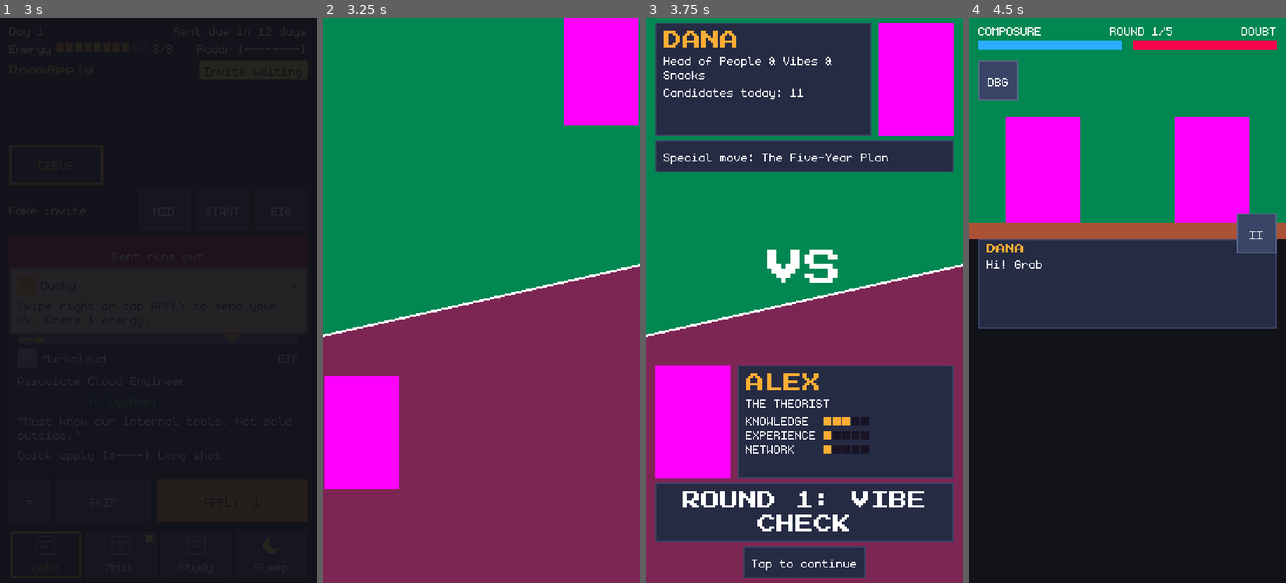
Above: before the commit, frames 1-4 (left to right).
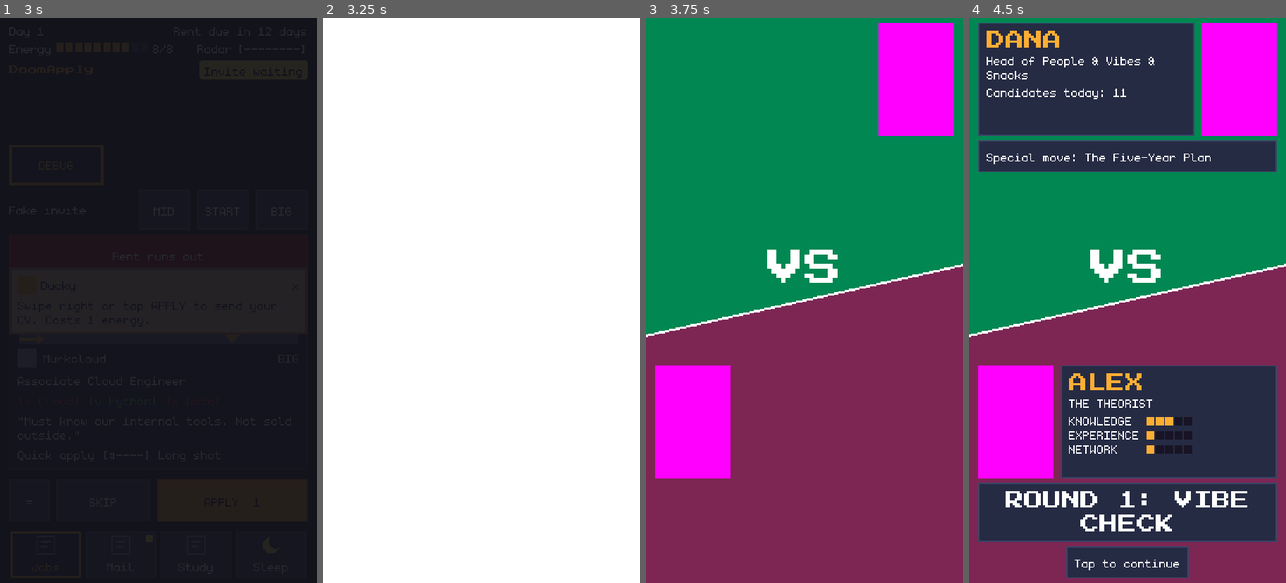
Above: after the commit, the same moments.

Repository: Lecoeurdelest/swe-simulator
Game: Godot game, scene res://features/job_hunt/job_hunt.tscn
Same seed, same stepped clock (60 frames per second), same inputs: the game is played once before the commit and once after it. This scene is started directly instead of the project's main scene.
Inputs:
- Up to frame 1 (3 s): click "SKIP" at 0.5 s; click "SKIP" at 1.25 s; click "DEBUG" at 2 s; click "START" at 2.75 s
- Up to frame 2 (3.25 s): no input
- Up to frame 3 (3.75 s): click "II" at 3.5 s
- Up to frame 4 (4.5 s): click "II" at 4.25 s

Frame 1 is identical in both runs. In frame 2, 100% of the frame differs, in the area x 0-100%, y 0-100%; in frame 3, 45%; in frame 4, 91%.

Commit message:
feat(ux): offer tip fades in and closes on a tap; VS clip waits for the fade
- DuckyNote owns the tap-to-close (closable, signal close_tapped): the
  release-on-the-note rule and the scroll pass-through moved there from
  CoachMark, which now only listens. CoachMark.point() takes (id, tip),
  so no parameter shadows text() any more; the unused coach_id() is gone.
- Offer: Ducky's tip stays invisible while the paper slides up and fades
  in once it lands (the paper used to rise under it, which hid the
  contract for 0.3 s). The tip is closable for this offer; the paper and
  Dana's desk line ease into the room it leaves, and into Dana's
  Decline line, instead of jumping.
- VersusIntro.play(): while SceneRouter still fades in, the clip waits on
  its first frame (flash hidden) and starts once the fade is over, so the
  flash and the bust slide-in are visible.

Diff:
--- a/features/interview/versus_intro.gd
+++ b/features/interview/versus_intro.gd
@@ -56,6 +56,7 @@
 @onready var _vs_label: Label = %VSLabel
 @onready var _banner: Label = %Banner
 @onready var _tap_hint: Control = %TapHintPanel   # on its own panel, so it reads on any hoodie color
+@onready var _flash: ColorRect = $Flash
 
 
 func _ready() -> void:
@@ -107,6 +108,14 @@
 	_anim.speed_scale = clip_length / cfg.vs_duration_s if cfg.vs_duration_s > 0.0 else 1.0
 	_anim.play(CLIP)
 	_anim.seek(0.0, true)  # apply the 0.00 s keys now, so the first frame never shows the end state
+	if SceneRouter.busy:  # as the offer paper: the clip starts once the scene fade is over
+		_anim.pause()
+		_flash.hide()  # the white flash belongs to the clip's start, not to the fade
+		await SceneRouter.transition_finished
+		if not _playing:
+			return
+		_anim.seek(0.0, true)
+		_anim.play()
 
 
 func is_playing() -> bool:
--- a/features/job_hunt/coach_mark.gd
+++ b/features/job_hunt/coach_mark.gd
@@ -1,10 +1,10 @@
 class_name CoachMark
 extends VBoxContainer
 ## A first-run Ducky coach mark (GDD 4.3): the full-width Ducky note, then a drawn arrow pointing down
-## at one control (and, for the first card, a swipe-right arrow). A tap on the note closes the mark at
-## once (its "x" says so) and emits `closed`, so the hub can keep it closed for the run; nothing else
-## in it takes input (the arrow strip is mouse_filter IGNORE). The arrow follows its target's x while
-## the layout moves. The art pass redraws the arrows; the positions stay.
+## at one control (and, for the first card, a swipe-right arrow). A tap on the note (a closable
+## DuckyNote: its "x" says so) closes the mark at once and emits `closed`, so the hub can keep it closed
+## for the run; nothing else in it takes input (the arrow strip is mouse_filter IGNORE). The arrow
+## follows its target's x while the layout moves. The art pass redraws the arrows; the positions stay.
 
 signal closed(coach_id: String)
 
@@ -18,10 +18,6 @@
 var _target: Control
 var _swipe := false
 var _arrow_x := -1.0
-var _pressed := false  # a press on the note that hasn't moved past the deadzone: its release closes
-var _press_at := Vector2.ZERO
-var _in_scroll := false
-var _deadzone: float = float(ProjectSettings.get_setting("gui/common/default_scroll_deadzone", 6))
 
 @onready var _note: DuckyNote = %Note
 @onready var _arrows: Control = %Arrows
@@ -29,22 +25,20 @@
 
 func _ready() -> void:
 	_arrows.draw.connect(_draw_arrows)
-	_note.gui_input.connect(_on_note_input)
-	_in_scroll = _scroll_ancestor()
+	_note.close_tapped.connect(_close)
 	set_process(false)
 
 
-## Shows coach_id's text (already translated) with the arrow under the target's centre; swipe adds the
+## Shows mark id's tip (already translated) with the arrow under the target's centre; swipe adds the
 ## swipe-right arrow. The same mark again changes nothing.
-func point(coach_id: String, text: String, target: Control, swipe: bool = false) -> void:
-	if visible and _coach_id == coach_id and _note.tip_text == text and _target == target and _swipe == swipe:
+func point(id: String, tip: String, target: Control, swipe: bool = false) -> void:
+	if visible and _coach_id == id and _note.tip_text == tip and _target == target and _swipe == swipe:
 		return
-	_coach_id = coach_id
-	_note.tip_text = text
+	_coach_id = id
+	_note.tip_text = tip
 	_target = target
 	_swipe = swipe
 	_arrow_x = -1.0
-	_pressed = false
 	show()
 	set_process(true)
 	_arrows.queue_redraw()
@@ -54,16 +48,11 @@
 	hide()
 	_coach_id = ""
 	_target = null
-	_pressed = false
 	set_process(false)
 
 
 func text() -> String:
 	return _note.tip_text if visible else ""
-
-
-func coach_id() -> String:
-	return _coach_id if visible else ""
 
 
 func _process(_delta: float) -> void:
@@ -75,43 +64,12 @@
 		_arrows.queue_redraw()
 
 
-## A tap is a press and a release on the note without a drag past the scroll deadzone, like a Button.
-## Over the deck the note takes the whole tap, so the card under it never sees it. In Mail's list the
-## events pass on to the ScrollContainer, so a drag that starts on the note still scrolls.
-func _on_note_input(event: InputEvent) -> void:
-	var mb := event as InputEventMouseButton  # touches arrive as emulated mouse events
-	var motion := event as InputEventMouseMotion
-	if mb != null and mb.button_index == MOUSE_BUTTON_LEFT:
-		if mb.pressed:
-			_pressed = true
-			_press_at = mb.global_position  # a scrolling list moves the note with the finger
-		elif _pressed:
-			_pressed = false
-			if Rect2(Vector2.ZERO, _note.size).has_point(mb.position):
-				_close()
-	elif motion != null and _pressed and motion.global_position.distance_to(_press_at) > _deadzone:
-		_pressed = false
-	else:
-		return
-	if not _in_scroll:
-		_note.accept_event()
-
-
 ## Hidden at once; `closed` waits for the end of the frame, because the hub rebuilds Mail's list (this
 ## mark included) when the run changes.
 func _close() -> void:
 	var id := _coach_id
 	clear()
 	closed.emit.call_deferred(id)
-
-
-func _scroll_ancestor() -> bool:
-	var node := get_parent()
-	while node != null:
-		if node is ScrollContainer:
-			return true
-		node = node.get_parent()
-	return false
 
 
 func _draw_arrows() -> void:
--- a/features/offer/offer.gd
+++ b/features/offer/offer.gd
@@ -1,19 +1,26 @@
 extends Control
 ## The offer (GDD S10, ARCHITECTURE 11.7): a paper contract slides up over the dimmed interview stage,
 ## where Dana stays visible. It only shows run.offer (GameState.finish_interview built it) and one
-## Ducky tip, and calls GameState.answer_offer(). Decline asks first, and on the grace day the question
-## says the run ends (GDD 5.10); then Dana answers (5.9.4) before the Decline is committed.
+## Ducky tip, which fades in once the paper has landed and closes on a tap (for this offer only), and
+## calls GameState.answer_offer(). Decline asks first, and on the grace day the question says the run
+## ends (GDD 5.10); then Dana answers (5.9.4) before the Decline is committed.
 ## Back never declines an offer (ARCHITECTURE 9).
 
 const CONTRACT_COLUMNS := 40   # GDD 2.7: the 254 px paper holds 40 characters of monogram 16
 const LABEL_COLUMNS := 12      # GDD S10: one field per line after a 12-character label column
 const PAPER_SLIDE_S := 0.3     # GDD 9.1 "the paper slides up from the bottom" (no duration given)
 const DANA_LINE_S := 2.5       # Dana's Decline line moves on by itself after this, or on a tap
+const TIP_FADE_S := 0.15       # Ducky's tip fades in after the paper lands, so it never sits over the rising paper
+const SETTLE_S := 0.2          # the paper eases into its new place when a note under it comes or goes
 
 var _answered := false         # Accept or a confirmed Decline: the buttons stay off
 var _declined := false         # answer_offer(false) was called (once)
-var _slide := 0.0              # the paper's offset below its place in the column
+var _slide := 0.0              # the paper's offset from its place in the column
 var _paper_rest_y := 0.0
+var _landed := false           # the slide-in is over: from now on the desk line moves with the paper
+var _settle: Tween
+var _settle_from := 0.0        # the paper's y when a note under it came or went
+var _settle_t := 1.0           # the settle's eased progress; 1 = at rest
 
 @onready var _stage: Control = %Stage
 @onready var _tier_background: ColorRect = %TierBackground
@@ -47,6 +54,7 @@
 	_decline_button.pressed.connect(_on_decline)
 	_accept_button.pressed.connect(_on_accept)
 	_decline_dialog.confirmed.connect(_on_decline_confirmed)
+	_tip.close_tapped.connect(_on_tip_closed)
 	_pause.quit_to_title_pressed.connect(GameState.quit_to_title)
 	_column.sort_children.connect(_on_column_sorted)
 	set_process_input(false)
@@ -113,29 +121,63 @@
 # ---------- the paper slides up ----------
 
 ## After the scene fade (the paper waits off-screen), the paper rises into its place. ACCEPT and
-## Decline stay off until it lands, which is also the input lock (GDD 2.8 rule 7).
+## Decline stay off until it lands, which is also the input lock (GDD 2.8 rule 7). Ducky's tip waits
+## invisible (modulate, not hide(): the column keeps its room) and fades in once the paper is down.
 func _slide_in() -> void:
 	_set_answer_buttons(false)
+	_tip.modulate.a = 0.0
 	_set_slide(get_viewport_rect().size.y)
 	if SceneRouter.busy:
 		await SceneRouter.transition_finished
 	var tween := create_tween().set_ease(Tween.EASE_OUT).set_trans(Tween.TRANS_QUAD)
 	tween.tween_method(_set_slide, _slide, 0.0, PAPER_SLIDE_S)
 	await tween.finished
+	_landed = true
 	_set_answer_buttons(not _answered)
-
-
+	create_tween().tween_property(_tip, "modulate:a", 1.0, TIP_FADE_S)
+
+
+## The stage's desk line follows the paper's top edge, so Dana sits right above the contract
+## (ARCHITECTURE 11.7). While the paper rises from below, the line already waits at its place.
 func _set_slide(offset: float) -> void:
 	_slide = offset
 	_paper.position.y = _paper_rest_y + _slide
-
-
-## The column just laid out its children: the paper's place is where the slide ends, and the stage's
-## desk line follows the paper's top edge, so Dana sits right above the contract (ARCHITECTURE 11.7).
+	var desk_y := _paper_rest_y + (_slide if _landed else 0.0)
+	_stage.offset_bottom = _column.get_global_rect().position.y + desk_y - get_global_rect().position.y
+
+
+## The column just laid out its children: the paper's place is where the slide ends.
 func _on_column_sorted() -> void:
 	_paper_rest_y = _paper.position.y
-	_set_slide(_slide)
-	_stage.offset_bottom = _column.get_global_rect().position.y + _paper_rest_y - get_global_rect().position.y
+	if _settle_t < 1.0:
+		_set_settle(_settle_t)
+	else:
+		_set_slide(_slide)
+
+
+## A note under the paper just came or went, so the column will move the paper's place: the paper
+## (and the desk line) eases there from where it is now instead of jumping. The place can change more
+## than once while a wrapped label finds its height, so each step aims at the latest place.
+func _settle_paper() -> void:
+	if _settle != null:
+		_settle.kill()
+	_settle_from = _paper_rest_y + _slide
+	_settle_t = 0.0
+	_settle = create_tween().set_ease(Tween.EASE_OUT).set_trans(Tween.TRANS_QUAD)
+	_settle.tween_method(_set_settle, 0.0, 1.0, SETTLE_S)
+
+
+func _set_settle(t: float) -> void:
+	_settle_t = t
+	_set_slide(lerpf(_settle_from - _paper_rest_y, 0.0, t))
+
+
+## A tap on Ducky's tip closes it, like the hub's coach marks (D11). Only this offer: nothing is saved.
+func _on_tip_closed() -> void:
+	if not _landed or not _tip.visible:
+		return
+	_tip.hide()
+	_settle_paper()
 
 
 func _set_answer_buttons(on: bool) -> void:
@@ -174,6 +216,7 @@
 	_tip.hide()
 	_dana_text.text = Content.text("barks", "bark_dana_decline")
 	_dana_line.show()
+	_settle_paper()
 	set_process_input(true)
 	get_tree().create_timer(DANA_LINE_S, false).timeout.connect(_finish_decline)
 
--- a/features/offer/offer.tscn
+++ b/features/offer/offer.tscn
@@ -153,6 +153,7 @@
 [node name="TipNote" parent="SafeArea/Column" unique_id=1459013382 instance=ExtResource("5_duck")]
 unique_name_in_owner = true
 layout_mode = 2
+closable = true
 
 [node name="DanaLine" type="PanelContainer" parent="SafeArea/Column" unique_id=1739505228]
 unique_name_in_owner = true
--- a/ui/components/ducky_note.gd
+++ b/ui/components/ducky_note.gd
@@ -1,24 +1,36 @@
 class_name DuckyNote
 extends PanelContainer
 ## Placeholder Ducky tip note (GDD 2.7, 4.3, 8.1): 254 px wide, so the tip wraps at 40 columns
-## (up to 4 lines, 120 characters). It never blocks input: every node in it is mouse_filter IGNORE
-## (a coach mark makes the note itself take a tap: CoachMark). Set tip_text to a string from Content
-## (already translated). The art pass replaces the look only.
+## (up to 4 lines, 120 characters). Set tip_text to a string from Content (already translated). The
+## art pass replaces the look only.
+## It never blocks input: every node in it is mouse_filter IGNORE. A closable note (a first-run coach
+## mark, CoachMark; the offer's tip) shows a small "x" and takes only its own tap, which emits
+## `close_tapped`; its owner hides it.
+
+## A tap on a closable note: a press and a release on it with no drag past the scroll deadzone, like a
+## Button (DECISIONS A30).
+signal close_tapped
 
 const CLOSE_MARK := "x"  # stands in for the close icon until the art pass
 
 @export_multiline var tip_text: String = "":
 	set(value):
 		tip_text = value
+		_pressed = false  # a press on the old text never closes the new one
 		if is_node_ready():
 			_tip.text = value
 
-## Shows the small close mark in the top-right corner (a note that closes on a tap).
+## Shows the small close mark in the top-right corner, and the note takes its own tap.
 @export var closable: bool = false:
 	set(value):
 		closable = value
 		if is_node_ready():
-			_close.visible = value
+			_apply_closable()
+
+var _pressed := false  # a press on the note that hasn't moved past the deadzone: its release closes
+var _press_at := Vector2.ZERO
+var _in_scroll := false
+var _deadzone: float = float(ProjectSettings.get_setting("gui/common/default_scroll_deadzone", 6))
 
 @onready var _name: Label = %Name
 @onready var _tip: Label = %Tip
@@ -29,4 +41,50 @@
 	_name.text = Content.text("naming", "mascot")
 	_tip.text = tip_text
 	_close.text = CLOSE_MARK
+	_in_scroll = _scroll_ancestor()
+	_apply_closable()
+
+
+func _notification(what: int) -> void:
+	if what == NOTIFICATION_VISIBILITY_CHANGED:
+		_pressed = false
+
+
+## PASS, not STOP: inside a ScrollContainer the events go on to the list, so a drag that starts on the
+## note still scrolls. Elsewhere the note accepts them, so the control under it never sees the tap.
+func _apply_closable() -> void:
 	_close.visible = closable
+	mouse_filter = MOUSE_FILTER_PASS if closable else MOUSE_FILTER_IGNORE
+	_pressed = false
+
+
+func _gui_input(event: InputEvent) -> void:
+	if not closable:
+		return
+	var mb := event as InputEventMouseButton  # touches arrive as emulated mouse events
+	var motion := event as InputEventMouseMotion
+	var tapped := false
+	if mb != null and mb.button_index == MOUSE_BUTTON_LEFT:
+		if mb.pressed:
+			_pressed = true
+			_press_at = mb.global_position  # a scrolling list moves the note with the finger
+		elif _pressed:
+			_pressed = false
+			tapped = Rect2(Vector2.ZERO, size).has_point(mb.position)
+	elif motion != null and _pressed and motion.global_position.distance_to(_press_at) > _deadzone:
+		_pressed = false
+	else:
+		return
+	if not _in_scroll:
+		accept_event()
+	if tapped:
+		close_tapped.emit()
+
+
+func _scroll_ancestor() -> bool:
+	var node := get_parent()
+	while node != null:
+		if node is ScrollContainer:
+			return true
+		node = node.get_parent()
+	return false
